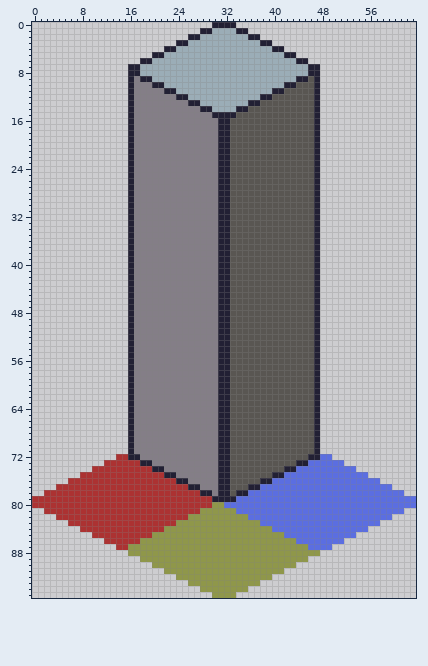
Sprite sheet -- assets/temp_tiles/Sewers_wall96_8.png. Above, as it was before the edit.
The file is 64x96 pixels.
Once edited:
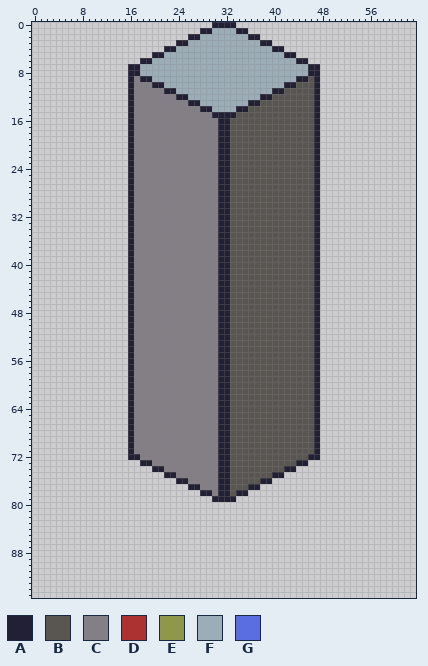
Palette (. is transparent): A #222034  B #595652  C #847e87  D #ac3232  E #8f974a  F #9badb7  G #5b6ee1
Difference:
@@ x 0..63 @@
 71 ................ACCCCCCCCCCCCCCAABBBBBBBBBBBBBBA................
-72 ..............DDAACCCCCCCCCCCCCAABBBBBBBBBBBBBAAGG..............
-73 ............DDDDDDAACCCCCCCCCCCAABBBBBBBBBBBAAGGGGGG............
-74 ..........DDDDDDDDDDAACCCCCCCCCAABBBBBBBBBAAGGGGGGGGGG..........
-75 ........DDDDDDDDDDDDDDAACCCCCCCAABBBBBBBAAGGGGGGGGGGGGGG........
-76 ......DDDDDDDDDDDDDDDDDDAACCCCCAABBBBBAAGGGGGGGGGGGGGGGGGG......
-77 ....DDDDDDDDDDDDDDDDDDDDDDAACCCAABBBAAGGGGGGGGGGGGGGGGGGGGGG....
-78 ..DDDDDDDDDDDDDDDDDDDDDDDDDDAACAABAAGGGGGGGGGGGGGGGGGGGGGGGGGG..
-79 DDDDDDDDDDDDDDDDDDDDDDDDDDDDDDAAAAGGGGGGGGGGGGGGGGGGGGGGGGGGGGGG
-80 DDDDDDDDDDDDDDDDDDDDDDDDDDDDDDEEGGGGGGGGGGGGGGGGGGGGGGGGGGGGGGGG
-81 ..DDDDDDDDDDDDDDDDDDDDDDDDDDEEEEEEGGGGGGGGGGGGGGGGGGGGGGGGGGGG..
-82 ....DDDDDDDDDDDDDDDDDDDDDDEEEEEEEEEEGGGGGGGGGGGGGGGGGGGGGGGG....
-83 ......DDDDDDDDDDDDDDDDDDEEEEEEEEEEEEEEGGGGGGGGGGGGGGGGGGGG......
-84 ........DDDDDDDDDDDDDDEEEEEEEEEEEEEEEEEEGGGGGGGGGGGGGGGG........
-85 ..........DDDDDDDDDDEEEEEEEEEEEEEEEEEEEEEEGGGGGGGGGGGG..........
-86 ............DDDDDDEEEEEEEEEEEEEEEEEEEEEEEEEEGGGGGGGG............
-87 ..............DDEEEEEEEEEEEEEEEEEEEEEEEEEEEEEEGGGG..............
-88 ................EEEEEEEEEEEEEEEEEEEEEEEEEEEEEEEE................
-89 ..................EEEEEEEEEEEEEEEEEEEEEEEEEEEE..................
-90 ....................EEEEEEEEEEEEEEEEEEEEEEEE....................
-91 ......................EEEEEEEEEEEEEEEEEEEE......................
-92 ........................EEEEEEEEEEEEEEEE........................
-93 ..........................EEEEEEEEEEEE..........................
-94 ............................EEEEEEEE............................
-95 ..............................EEEE..............................
+72 ................AACCCCCCCCCCCCCAABBBBBBBBBBBBBAA................
+73 ..................AACCCCCCCCCCCAABBBBBBBBBBBAA..................
+74 ....................AACCCCCCCCCAABBBBBBBBBAA....................
+75 ......................AACCCCCCCAABBBBBBBAA......................
+76 ........................AACCCCCAABBBBBAA........................
+77 ..........................AACCCAABBBAA..........................
+78 ............................AACAABAA............................
+79 ..............................AAAA..............................
+80 ................................................................
+81 ................................................................
+82 ................................................................
+83 ................................................................
+84 ................................................................
+85 ................................................................
+86 ................................................................
+87 ................................................................
+88 ................................................................
+89 ................................................................
+90 ................................................................
+91 ................................................................
+92 ................................................................
+93 ................................................................
+94 ................................................................
+95 ................................................................
Pixel boxes of the changes (left, top, right, bottom) in both pictures:
erased: (32, 454, 416, 598)
